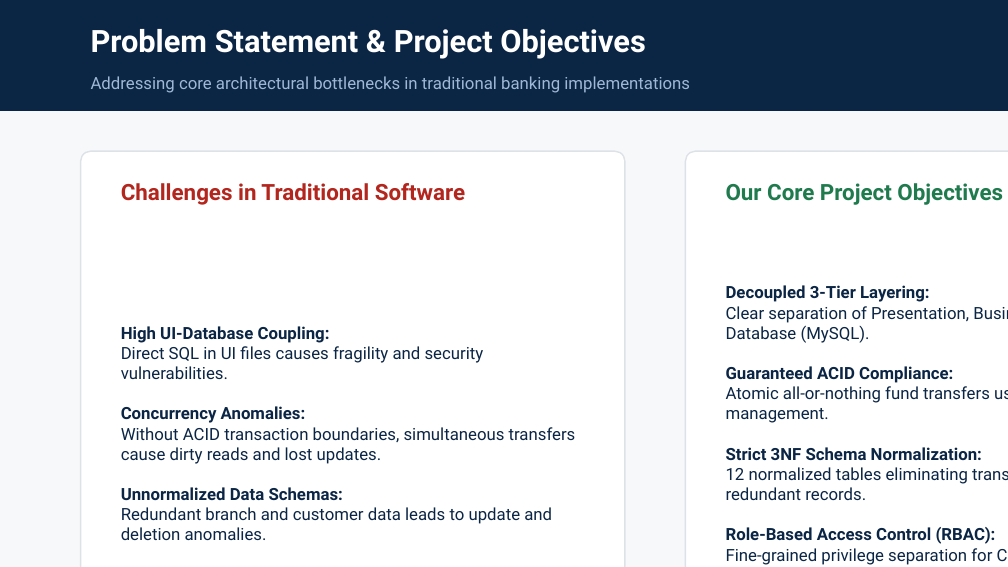
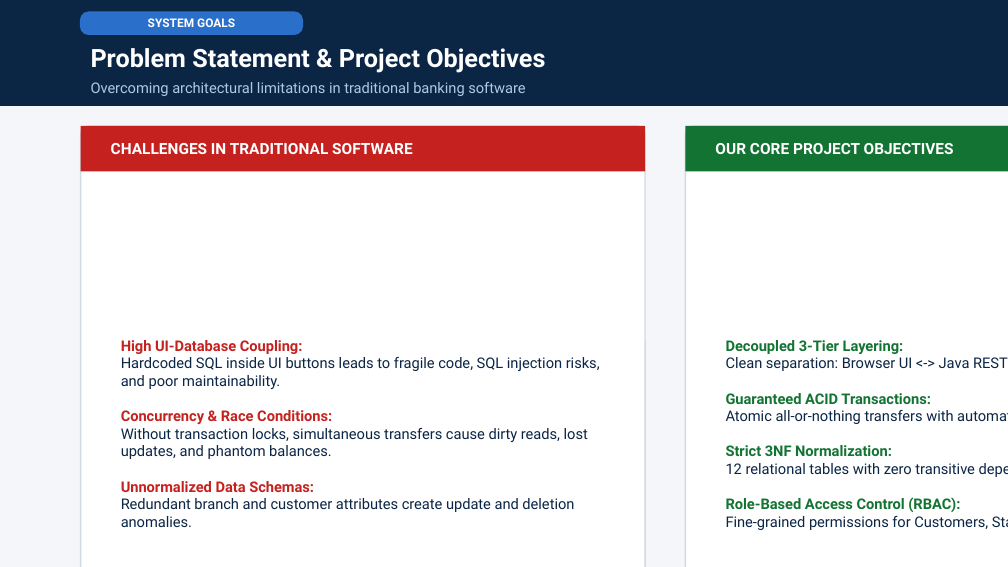
Before and after one commit to patilmanasvi/Bank-Management-System, a slide deck: slide 2 of Bank_Management_System_Presentation.pptx. Drawn at 1008x567 pixels with LibreOffice and Linux fonts; fonts in the diff are those of the drawing. Boxes give left, top, right and bottom in pixels: in the first picture for what was removed or moved away, otherwise in the second. Text is boxed around its words. In the diff, an @@ line names an element or a change of style, - is before the commit and + after.

```diff
--- a/Bank_Management_System_Presentation.pptx
+++ b/Bank_Management_System_Presentation.pptx
@@ background #F7F8FA to #F4F6F9 @@
@@ rectangle: place and size @@
-rectangle at (0, 0, 1008, 111)
+rectangle at (0, 0, 1008, 106)
@@ rounded rectangle added at (81, 12, 302, 34), fill #2A6FC9, outline #2A6FC9 1 pt @@
@@ text added at (148, 18, 235, 27), 8.5 pt, text #FFFFFF, bold @@
+SYSTEM GOALS
@@ text "Problem Statement & Project Objectives": place and size @@
-text "Problem Statement & Project Objectives" at (91, 29, 645, 59)
+text "Problem Statement & Project Objectives" at (91, 48, 545, 73)
@@ text "Problem Statement & Project Objectives" at (91, 48, 545, 73): size 22 to 18 pt @@
@@ text at (91, 82, 525, 96): text changed; size 12 to 10.5 pt; text colour #A0B8D8 to #B0C8E8 @@
-Addressing core architectural bottlenecks in traditional banking implementations
+Overcoming architectural limitations in traditional banking software
@@ rounded rectangle at (81, 126, 645, 567): outline #DDE2E8 1 pt to #D1D9E2 1 pt; proportions changed @@
@@ rounded rectangle: place and size @@
-rounded rectangle at (81, 151, 625, 567)
+rounded rectangle at (81, 126, 645, 567)
@@ rectangle added at (81, 126, 645, 171), fill #C5221F @@
@@ text at (111, 143, 412, 154): text changed; size 16 to 11 pt; text colour #B3261E to #FFFFFF @@
-Challenges in Traditional Software
+CHALLENGES IN TRADITIONAL SOFTWARE
@@ rounded rectangle: place and size @@
-rounded rectangle at (685, 151, 1008, 567)
+rounded rectangle at (685, 126, 1008, 567)
@@ rounded rectangle at (685, 126, 1008, 567): outline #DDE2E8 1 pt to #D1D9E2 1 pt; proportions changed @@
@@ rectangle added at (685, 126, 1008, 171), fill #137333 @@
@@ text at (715, 143, 954, 154): text changed; size 16 to 11 pt; text colour #1F7A4D to #FFFFFF @@
-Our Core Project Objectives
+OUR CORE PROJECT OBJECTIVES
@@ text at (121, 340, 600, 527): text changed; size 12 to 10.5 pt @@
-High UI-Database Coupling:
-Direct SQL in UI files causes fragility and security vulnerabilities.
-Concurrency Anomalies:
-Without ACID transaction boundaries, simultaneous transfers cause dirty reads and lost updates.
-Unnormalized Data Schemas:
-Redundant branch and customer data leads to update and deletion anomalies.
+High UI-Database Coupling:
+Hardcoded SQL inside UI buttons leads to fragile code, SQL injection risks, and poor maintainability.
+Concurrency & Race Conditions:
+Without transaction locks, simultaneous transfers cause dirty reads, lost updates, and phantom balances.
+Unnormalized Data Schemas:
+Redundant branch and customer attributes create update and deletion anomalies.
@@ text at (726, 340, 1008, 530): text changed; size 12 to 10.5 pt @@
-Decoupled 3-Tier Layering:
-Clear separation of Presentation, Business Logic (Java), and Database (MySQL).
-Guaranteed ACID Compliance:
-Atomic all-or-nothing fund transfers using database transaction management.
-Strict 3NF Schema Normalization:
-12 normalized tables eliminating transitive dependencies and redundant records.
-Role-Based Access Control (RBAC):
-Fine-grained privilege separation for Customers, Staff, and Administrators.
+Decoupled 3-Tier Layering:
+Clean separation: Browser UI <-> Java REST Backend <-> MySQL 8.0 InnoDB.
+Guaranteed ACID Transactions:
+Atomic all-or-nothing transfers with automated rollback on failure.
+Strict 3NF Normalization:
+12 relational tables with zero transitive dependencies.
+Role-Based Access Control (RBAC):
+Fine-grained permissions for Customers, Staff, and Administrators.
```
Also in this commit, not shown: 12 other slides changed, 2 other files.
